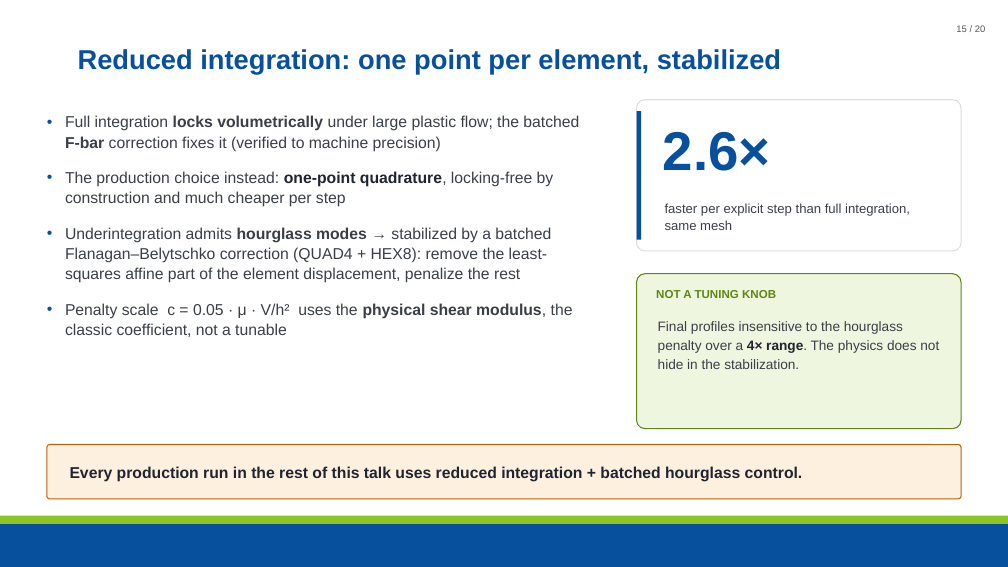
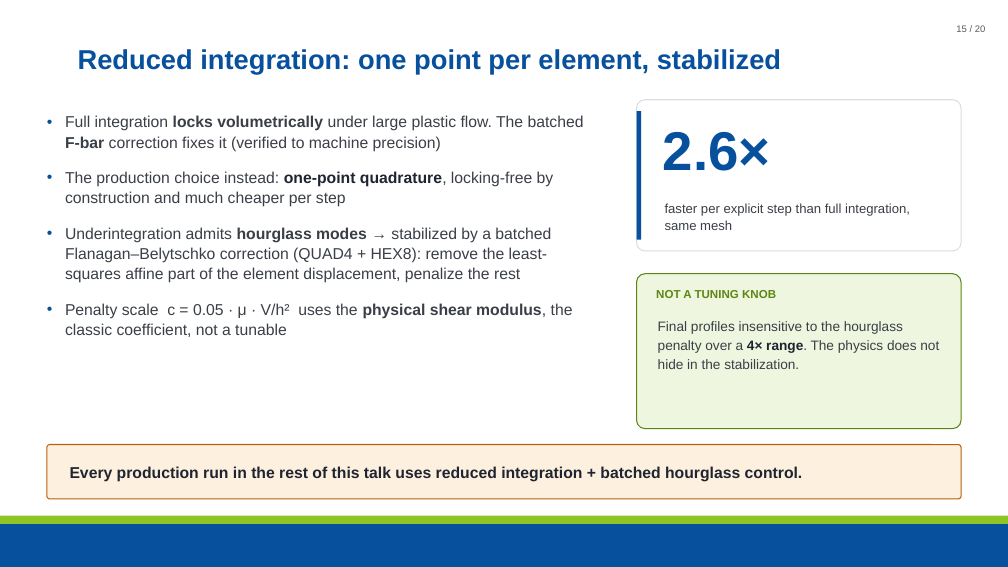
Before and after one commit to maxnezdyur/marlin, a slide deck: slide 15 of examples/impact/slide_assets/WCCM_NEML2_explicit_dynamics_v2.pptx. Drawn at 1008x567 pixels with LibreOffice and Linux fonts; fonts in the diff are those of the drawing; background and template pictures are left out. Boxes give left, top, right and bottom in pixels: in the first picture for what was removed or moved away, otherwise in the second. Text is boxed around its words. In the diff, an @@ line names an element or a change of style, - is before the commit and + after.

Commit message:
slides: full sentences instead of splice colons/semicolons

```diff
--- a/examples/impact/slide_assets/WCCM_NEML2_explicit_dynamics_v2.pptx
+++ b/examples/impact/slide_assets/WCCM_NEML2_explicit_dynamics_v2.pptx
@@ text at [65, 115, 584, 152]: text changed @@
-• Full integration locks volumetrically under large plastic flow; the batched F-bar correction fixes it (verified to machine precision)
+• Full integration locks volumetrically under large plastic flow. The batched F-bar correction fixes it (verified to machine precision)
```
Also in this commit, not shown: 13 other slides changed, 1 other file.
